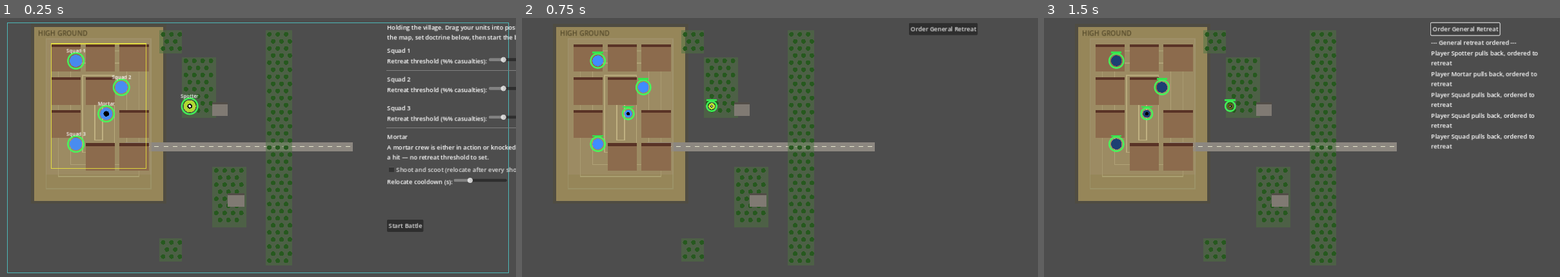
Above: before the commit, frames 1-3 (left to right).
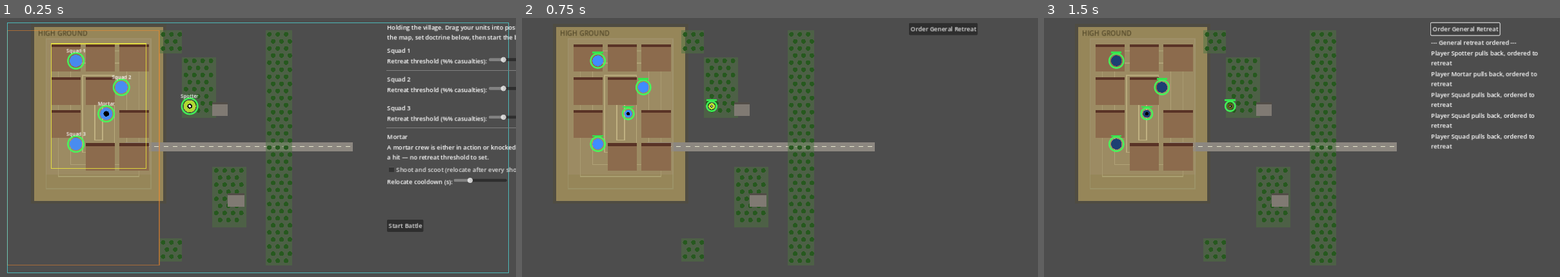
Above: after the commit, the same moments.

Repository: verybadcat/Drones
Game: Godot game, scene res://scenes/Main.tscn
The game is run twice, just before and just after one commit, with the same random seed, the same clock (stepped at 60 frames per second) and the same inputs.
Inputs:
- Up to frame 1 (0.25 s): no input
- Up to frame 2 (0.75 s): click "Start Battle" at 0.5 s
- Up to frame 3 (1.5 s): click "Order General Retreat" at 1.25 s

The runs differ from the first frame. In frame 1, 0.5% of the frame differs, in the area x 1-31%, y 4-96%; in frame 2, nothing differs; in frame 3, nothing differs.

Commit message:
Mortar can deploy rearward, hills block LOS, counter-battery is now positional
Mortar gets its own deployment zone extending from the western map edge
through the village -- real mortars sit well back from the line, unlike
squads which stay village-only. Shown as an orange outline on the
deployment screen.

GameConfig.has_direct_los now accounts for elevation: a hill blocks LOS
between two points only if both are lower than it. Standing on the hill (or
on equally high ground) lets you see over it either way; two units in the
lowland on opposite sides of the same hill genuinely cannot see each other.
Affects spotting and squad direct fire; mortars remain LOS-independent.

Counter-battery fire is no longer an instant probability check -- the
trigger now schedules a strike at the mortar's exact firing position,
landing 3 seconds later. A hold-position mortar never moves, so it's always
caught; a shoot-and-scoot mortar has usually relocated well clear by then,
and even if still nearby the odds fall off with distance rather than being
all-or-nothing.

Co-Authored-By: Claude Sonnet 5 <noreply@anthropic.com>

Diff:
--- a/scripts/battle_manager.gd
+++ b/scripts/battle_manager.gd
@@ -33,6 +33,11 @@
 # not just the one that was actually shot at. One-shot per battle.
 var enemy_alerted: bool = false
 
+# Counter-battery strikes triggered but not yet landed — see
+# _resolve_mortar_counter_battery / _resolve_pending_counter_battery.
+# {"target": Unit, "impact_position": Vector2, "impact_time": float}
+var _pending_counter_battery: Array[Dictionary] = []
+
 
 func start_battle(doctrine: Dictionary, p_combat_log: CombatLog) -> void:
 	combat_log = p_combat_log
@@ -41,6 +46,7 @@
 	_fire_flashes.clear()
 	_seconds_since_last_shot = 0.0
 	enemy_alerted = false
+	_pending_counter_battery.clear()
 
 	for unit in player_units + enemy_units:
 		unit.queue_free()
@@ -166,6 +172,7 @@
 	for unit in enemy_units:
 		_tick_fire(unit, delta, player_units)
 
+	_resolve_pending_counter_battery()
 	_prune_fire_flashes()
 	_check_battle_end()
 	queue_redraw() # keep fire-tracer fade-out animating smoothly
@@ -332,9 +339,14 @@
 
 
 ## Firing gives the OPPOSING mortar(s) — and only the opposing mortar, not
-## every enemy unit — a chance to fire back. Shoot-and-scoot keeps that
-## chance low; holding position in one spot raises it a lot. Mortars are a
-## high-priority target for each other.
+## every enemy unit — a chance to notice and shoot back. Shoot-and-scoot
+## keeps that chance low; holding position in one spot raises it a lot.
+## Mortars are a high-priority target for each other.
+##
+## The strike isn't instant: it can only ever target where THIS mortar was
+## standing right now, at the moment it fired (captured here, before any
+## post-shot scoot hop) — see _resolve_pending_counter_battery for the
+## delayed impact that actually checks whether it's still nearby.
 func _resolve_mortar_counter_battery(firing_mortar: Unit) -> void:
 	var opposing: Array[Unit] = player_units if firing_mortar.team == Unit.Team.ENEMY else enemy_units
 	var chance: float = GameConfig.MORTAR_COUNTER_BATTERY_SCOOT_CHANCE if firing_mortar.shoot_and_scoot else GameConfig.MORTAR_COUNTER_BATTERY_HOLD_CHANCE
@@ -342,10 +354,41 @@
 		if m.kind != Unit.Kind.MORTAR or m.state != Unit.State.ACTIVE:
 			continue
 		if randf() < chance:
-			var was_active := firing_mortar.state == Unit.State.ACTIVE
-			firing_mortar.take_hit(true)
-			combat_log.log_counter_battery(firing_mortar)
-			_log_hit_consequence(firing_mortar, was_active)
+			_pending_counter_battery.append({
+				"target": firing_mortar,
+				"impact_position": firing_mortar.global_position,
+				"impact_time": elapsed_time + GameConfig.COUNTER_BATTERY_DELAY,
+			})
+			combat_log.log_counter_battery_incoming(firing_mortar)
+			break # one incoming strike per shot is enough, even with two enemy mortars
+
+
+## Resolves any counter-battery strikes whose delay has elapsed. The target
+## is only hit if it's still within the blast radius of where it fired from
+## — a hold-position mortar never moves, so it's always caught; a
+## shoot-and-scoot mortar has usually relocated well clear by the time this
+## lands, and even if it's still nearby the odds are reduced, not certain.
+func _resolve_pending_counter_battery() -> void:
+	var still_pending: Array[Dictionary] = []
+	for strike in _pending_counter_battery:
+		if elapsed_time < strike.impact_time:
+			still_pending.append(strike)
+			continue
+		var target: Unit = strike.target
+		if target.state != Unit.State.ACTIVE:
+			continue # withdrawn/destroyed since the strike was called in — nothing to hit
+		var distance: float = target.global_position.distance_to(strike.impact_position)
+		if distance > GameConfig.COUNTER_BATTERY_BLAST_RADIUS:
+			combat_log.log_counter_battery_miss(target)
+			continue
+		var impact_chance: float = clamp(1.0 - distance / GameConfig.COUNTER_BATTERY_BLAST_RADIUS, 0.0, 1.0)
+		if randf() < impact_chance:
+			target.take_hit(true)
+			combat_log.log_counter_battery(target)
+			_log_hit_consequence(target, true)
+		else:
+			combat_log.log_counter_battery_miss(target)
+	_pending_counter_battery = still_pending
 
 
 ## Shoot-and-scoot is now visible, not just a cooldown number — the mortar
--- a/scripts/combat_log.gd
+++ b/scripts/combat_log.gd
@@ -61,8 +61,16 @@
 	add_entry("%s %s" % [unit.display_name(), unit.destroyed_verb()])
 
 
+func log_counter_battery_incoming(unit: Unit) -> void:
+	add_entry("Counter-battery fire inbound on %s's position" % unit.display_name())
+
+
 func log_counter_battery(unit: Unit) -> void:
 	add_entry("Counter-battery fire found %s" % unit.display_name())
+
+
+func log_counter_battery_miss(unit: Unit) -> void:
+	add_entry("Counter-battery fire lands near %s's old position — no hit" % unit.display_name())
 
 
 func log_relocate(unit: Unit) -> void:
--- a/scripts/deployment_screen.gd
+++ b/scripts/deployment_screen.gd
@@ -22,7 +22,7 @@
 
 	_mortar_token = UnitToken.new()
 	add_child(_mortar_token)
-	_mortar_token.setup(Unit.Kind.MORTAR, "Mortar", GameConfig.PLAYER_MORTAR_DEFAULT_POSITION, GameConfig.PLAYER_DEPLOYMENT_ZONE)
+	_mortar_token.setup(Unit.Kind.MORTAR, "Mortar", GameConfig.PLAYER_MORTAR_DEFAULT_POSITION, GameConfig.PLAYER_MORTAR_DEPLOYMENT_ZONE)
 	_tokens.append(_mortar_token)
 
 	_spotter_token = UnitToken.new()
@@ -68,5 +68,6 @@
 
 func _draw() -> void:
 	GameConfig.draw_terrain(self)
+	draw_rect(GameConfig.PLAYER_MORTAR_DEPLOYMENT_ZONE, Color(1.0, 0.55, 0.15, 0.5), false, 2.0)
 	draw_rect(GameConfig.PLAYER_DEPLOYMENT_ZONE, Color(1.0, 1.0, 0.2, 0.7), false, 2.0)
 	draw_rect(GameConfig.PLAYER_SPOTTER_DEPLOYMENT_ZONE, Color(0.3, 1.0, 1.0, 0.6), false, 2.0)
--- a/scripts/game_config.gd
+++ b/scripts/game_config.gd
@@ -29,9 +29,15 @@
 	{"rect": Rect2(600, 470, 45, 35), "type": TerrainType.BUILDING, "elevation": 0},
 ]
 
-# Legal area for the player to drag squads/mortar into on the deployment
-# screen — inside the village, matching "holding the village."
+# Legal area for the player to drag squads into on the deployment screen —
+# inside the village, matching "holding the village."
 const PLAYER_DEPLOYMENT_ZONE: Rect2 = Rect2(135, 75, 250, 330)
+
+# The mortar gets its own, much larger zone — real mortars sit well back
+# from the front line, further than the squads holding the perimeter. Spans
+# from the western map edge through and a bit past the village, so it can
+# still be set up inside the village if preferred, or well to the rear.
+const PLAYER_MORTAR_DEPLOYMENT_ZONE: Rect2 = Rect2(20, 40, 400, 620)
 
 # The spotter can deploy just about anywhere on the map — it's a
 # reconnaissance asset, not a firing position, and unlike squads/mortar
@@ -119,6 +125,15 @@
 const MORTAR_COUNTER_BATTERY_SCOOT_CHANCE: float = 0.06 # per shot, shoot-and-scoot
 const MORTAR_SCOOT_HOP_DISTANCE: float = 40.0 # visible little jump after each scoot
 
+# Counter-battery fire isn't instant: the enemy can only aim at where the
+# mortar WAS when it fired, and the shell takes time to arrive. By the time
+# it lands, a shoot-and-scoot mortar has likely moved well clear; a
+# hold-position mortar is still standing right there. If the mortar is still
+# within the blast radius when the shell lands, it can still get hit — the
+# odds just fall off with distance from the original firing spot.
+const COUNTER_BATTERY_DELAY: float = 3.0 # seconds between trigger and impact
+const COUNTER_BATTERY_BLAST_RADIUS: float = 60.0 # beyond this, the old position is safe
+
 # A squad hit by mortar fire may bolt for nearby cover regardless of overall
 # casualties — mortar fire is disruptive even when it doesn't kill outright.
 const RELOCATE_ON_MORTAR_HIT_CHANCE: float = 0.35
@@ -221,20 +236,33 @@
 	return best_rect.position + Vector2(margin, margin) + Vector2(randf() * w, randf() * h)
 
 
-## True if a straight line from `from` to `to` is blocked by a BUILDING
-## that is neither endpoint's own position — i.e. some third building sits
-## between attacker and target. Used to stop direct (squad) fire from
-## shooting straight through the village; mortars ignore this entirely
-## (indirect, spotter-relayed fire). Trees do NOT block LOS outright — they
-## only affect cover/concealment — matching the existing terrain model.
+## True if a straight line from `from` to `to` is clear — used for both
+## direct (squad) fire and spotting; mortars ignore this entirely (indirect,
+## spotter-relayed fire). Two kinds of terrain block it outright, not just
+## "harder to hit/spot" (that's what cover/concealment are for):
+##
+## - A BUILDING that is neither endpoint's own position — some third
+##   building sits between attacker and target. Trees do NOT block LOS
+##   outright — they only affect cover/concealment.
+## - A HILL (HIGH_GROUND), but only between two points that are BOTH lower
+##   than it — elevation matters: standing on the hill (or on ground at
+##   least as high) lets you see over/down its own slope just fine, in
+##   either direction. Two units in the lowland on opposite sides of a hill
+##   genuinely cannot see each other.
 static func has_direct_los(from: Vector2, to: Vector2) -> bool:
-	for zone in TERRAIN_ZONES:
-		if zone.type != TerrainType.BUILDING:
-			continue
-		if zone.rect.has_point(from) or zone.rect.has_point(to):
-			continue # firing from/into this building doesn't block itself
-		if _line_crosses_rect(from, to, zone.rect):
-			return false
+	var from_elevation := get_elevation_at(from)
+	var to_elevation := get_elevation_at(to)
+	for zone in TERRAIN_ZONES:
+		if zone.type == TerrainType.BUILDING:
+			if zone.rect.has_point(from) or zone.rect.has_point(to):
+				continue # firing from/into this building doesn't block itself
+			if _line_crosses_rect(from, to, zone.rect):
+				return false
+		elif zone.type == TerrainType.HIGH_GROUND:
+			if from_elevation >= zone.elevation or to_elevation >= zone.elevation:
+				continue # at least one side is already up at (or above) this hill's height
+			if _line_crosses_rect(from, to, zone.rect):
+				return false
 	return true
 
 
Not shown, changed: docs/designs/tactical-commander-doctrine.md
